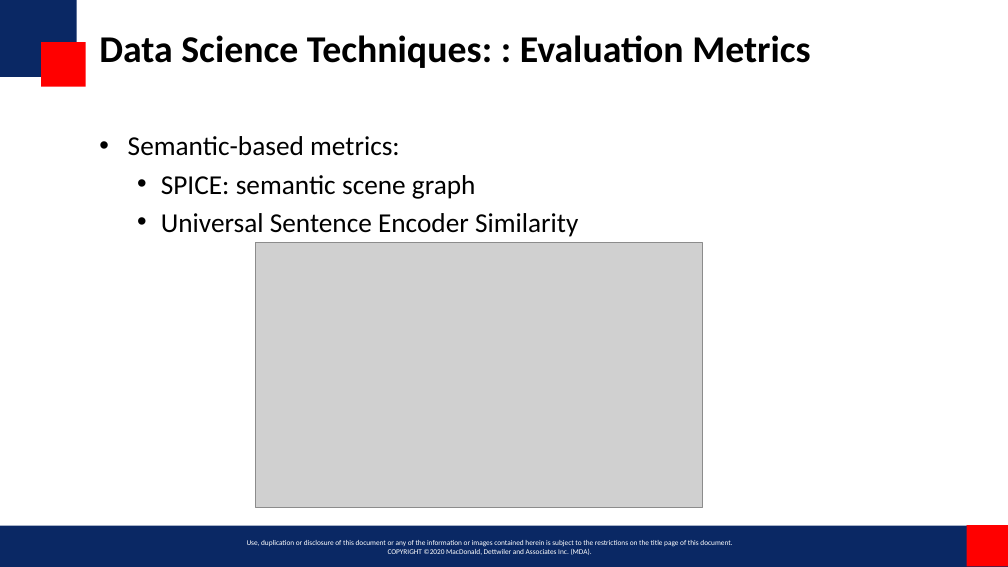
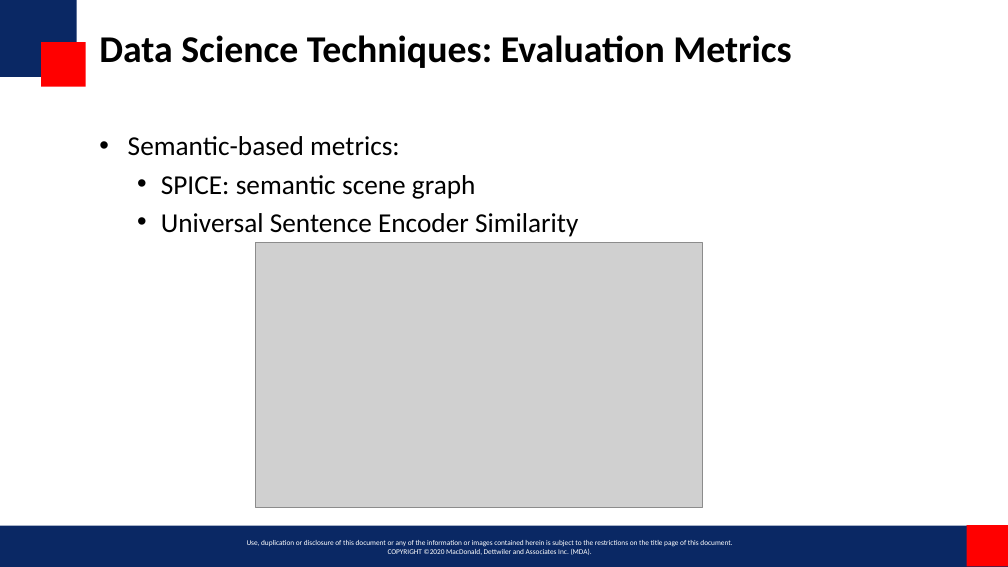
Before and after one commit to miketianchen/MDA_image_captioning, a slide deck: slide 11 of docs/final_presentation.pptx. Drawn at 1008x567 pixels with LibreOffice and Linux fonts; fonts in the diff are those of the drawing; grey boxes stand for pictures; background and template pictures are left out. Boxes give left, top, right and bottom in pixels: in the first picture for what was removed or moved away, otherwise in the second. Text is boxed around its words. In the diff, an @@ line names an element or a change of style, - is before the commit and + after.

```diff
--- a/docs/final_presentation.pptx
+++ b/docs/final_presentation.pptx
@@ title at (99, 35, 791, 68): text changed @@
-Data Science Techniques: : Evaluation Metrics
+Data Science Techniques: Evaluation Metrics
```
Also in this commit, not shown: 5 other slides changed, 1 other file.
